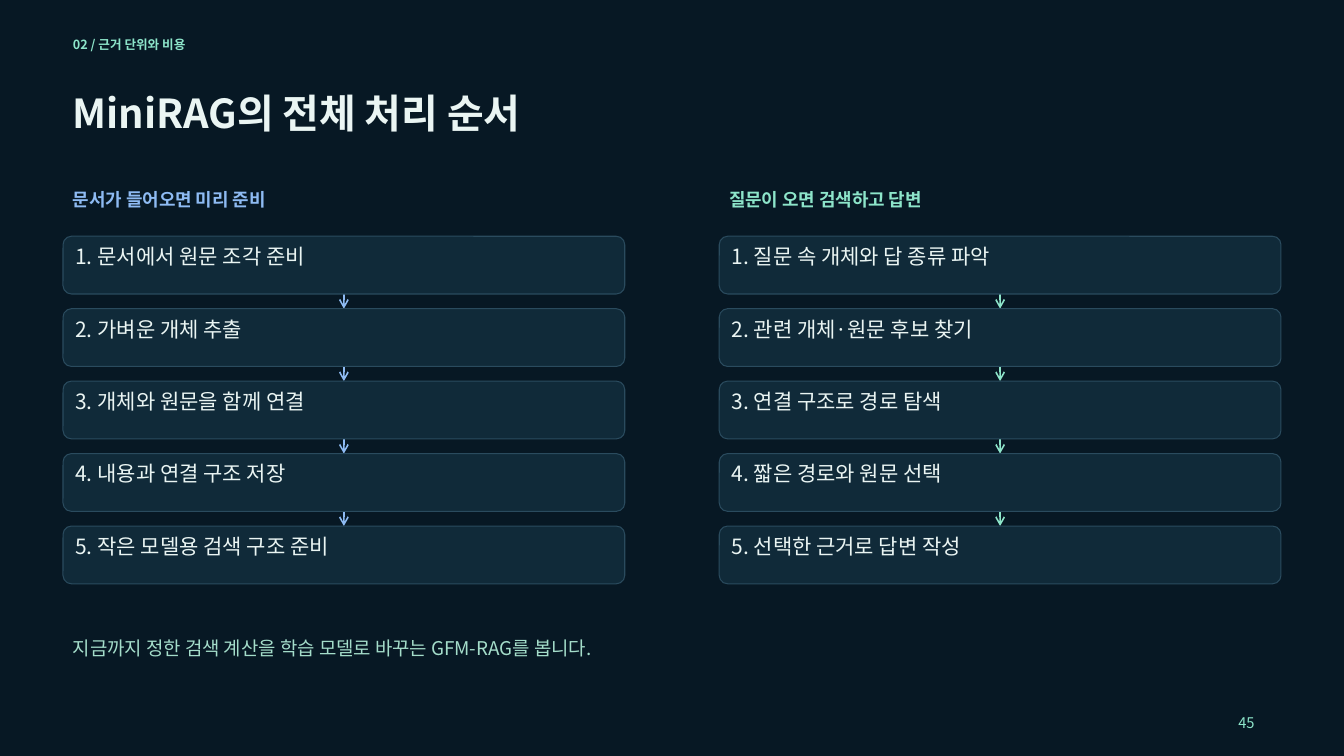
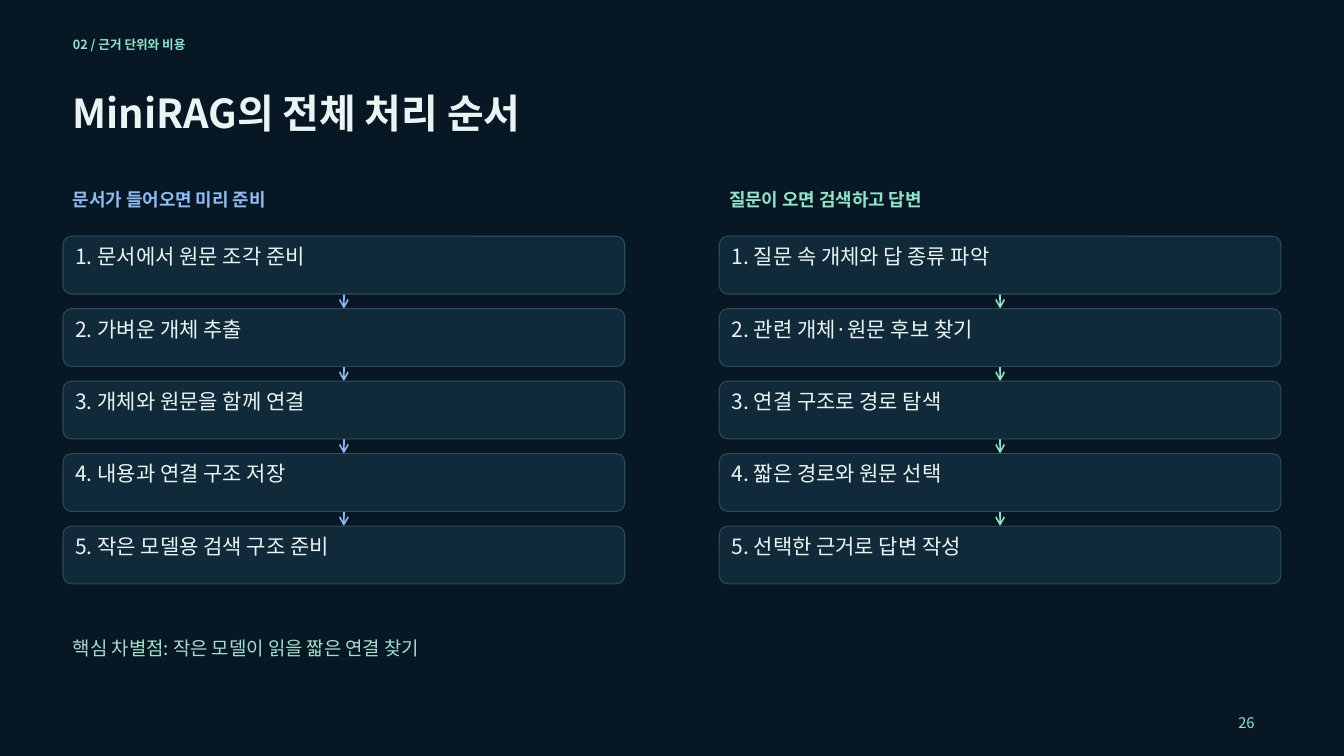
Before and after one commit to euiyulsong/graphrag-atlas, a slide deck: slide 26 of slides/GraphRAG_Atlas_Tech_Seminar.pptx (slide 45 before the commit). Drawn at 1344x756 pixels with LibreOffice and Linux fonts; fonts in the diff are those of the drawing. Boxes give left, top, right and bottom in pixels: in the first picture for what was removed or moved away, otherwise in the second. Text is boxed around its words. In the diff, an @@ line names an element or a change of style, - is before the commit and + after.

```diff
--- a/slides/GraphRAG_Atlas_Tech_Seminar.pptx
+++ b/slides/GraphRAG_Atlas_Tech_Seminar.pptx
@@ text at [73, 639, 419, 657]: text changed @@
-지금까지 정한 검색 계산을 학습 모델로 바꾸는 GFM-RAG를 봅니다.
+핵심 차별점: 작은 모델이 읽을 짧은 연결 찾기
@@ text at [1238, 717, 1254, 728]: text changed @@
-45
+26
```
Also in this commit, not shown: 12 other slides changed, 30 slides removed, 5 other files.
